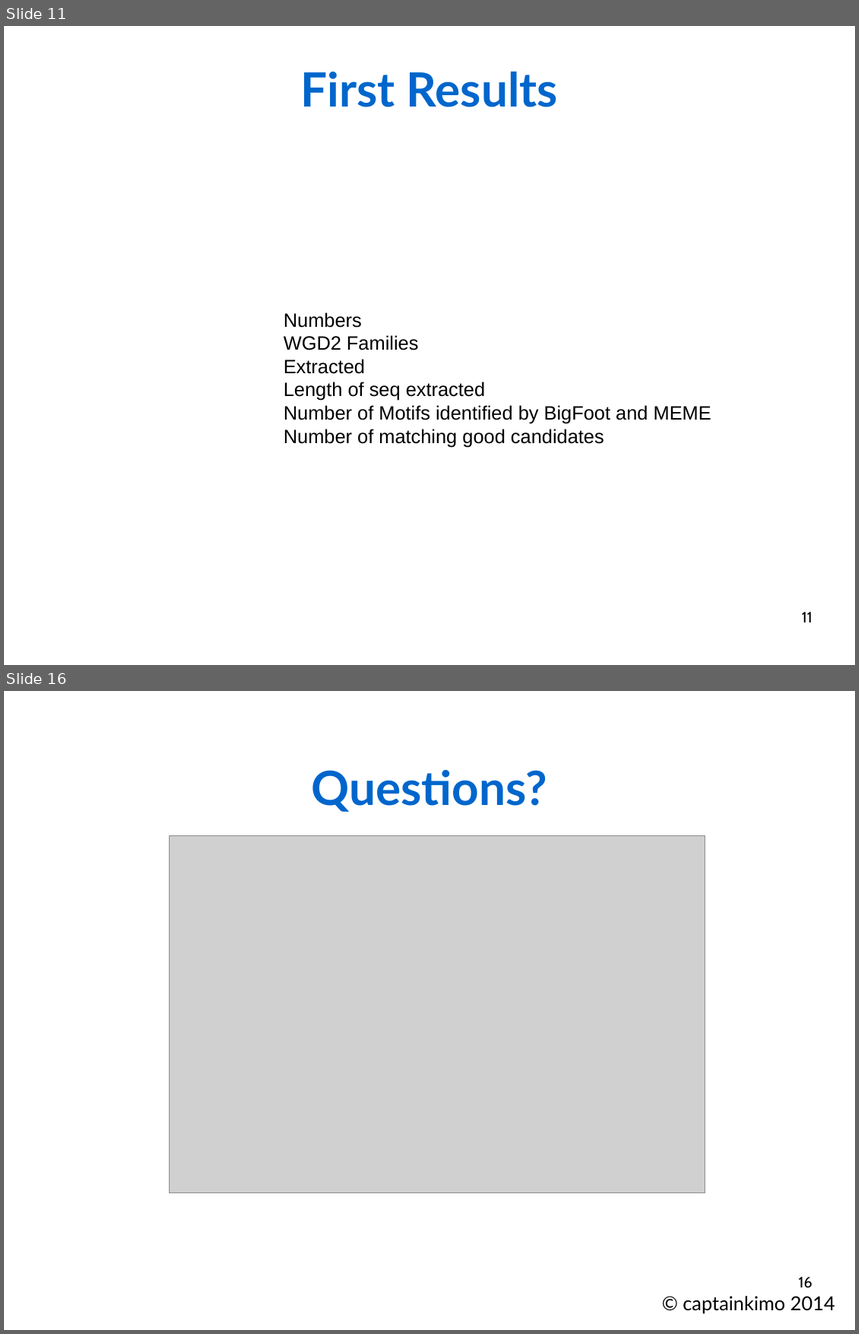
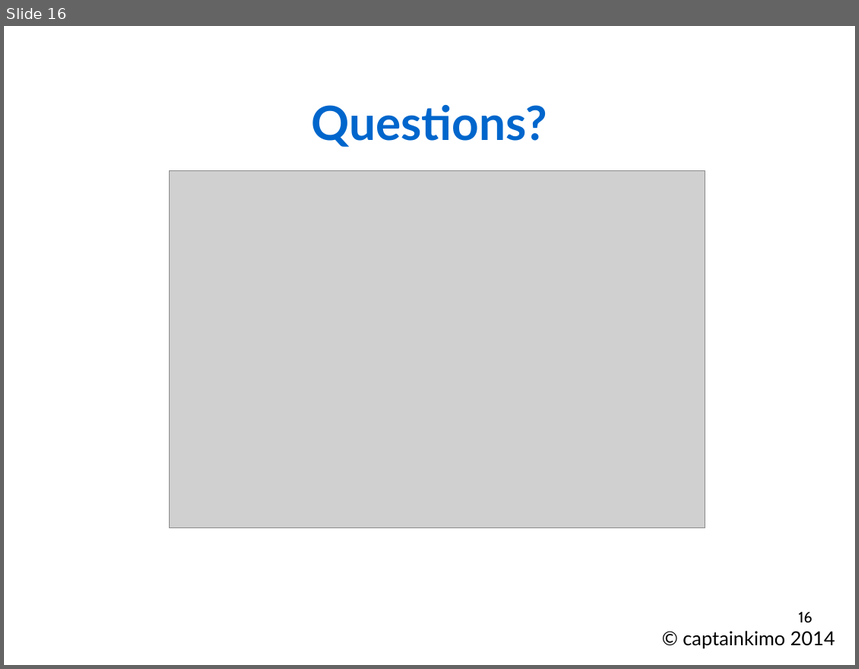
Before and after one commit to Rekyt/lynchlabpresentation2014, a slide deck: LabMeetingPresentation.odp. Shown one above the other, each under a label of ours: slides 11 and 16 before the commit, slide 16 after it; the slides between them are not shown. The pictures are 859x1334 and 859x669 pixels, drawn with LibreOffice and Linux fonts; fonts in the diff are those of the drawing; grey boxes stand for pictures. Boxes give left, top, right and bottom in pixels: in the first picture for what was removed or moved away, otherwise in the second. Text is boxed around its words. In the diff, an @@ line names an element or a change of style, - is before the commit and + after.

```diff
--- a/LabMeetingPresentation.odp
+++ b/LabMeetingPresentation.odp
@@ slide 11 removed at (x1=4, y1=26, x2=855, y2=665), background #FFFFFF @@
@@ text removed at (x1=300, y1=72, x2=558, y2=107) @@
-First Results
@@ text removed at (x1=284, y1=313, x2=712, y2=447) @@
-Numbers
-WGD2 Families
-Extracted
-Length of seq extracted
-Number of Motifs identified by BigFoot and MEME
-Number of matching good candidates
@@ page number removed at (x1=802, y1=612, x2=813, y2=623) @@
-11
```
Also in this commit, not shown: 2 slides changed, 4 slides added, 3 other slides removed.
